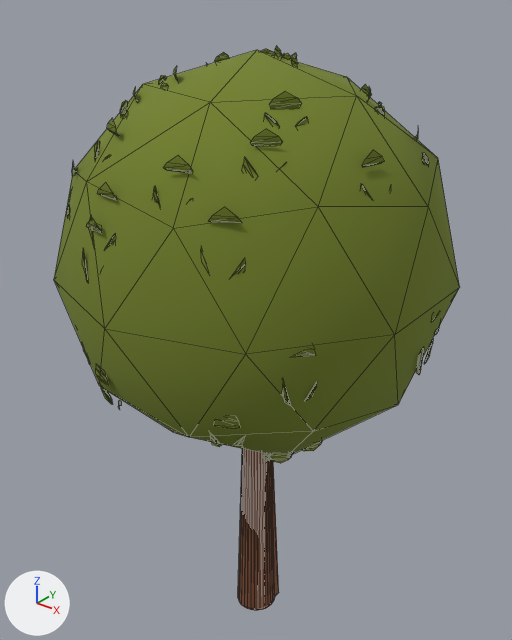
The glTF model apps/garden/public/assets/models/Tree.glb: old version first, new version second.
The view is the same before and after, from a camera (50 mm lens) standing at (1.5, -1.88, 2.58) and looking at (-0.05, 0.06, 1.37). The axes (+X, +Y, +Z) are drawn at lower left. The lights are the same throughout. The picture after the commit comes second. Mesh edges are drawn as thin lines. Where no turn or scale is listed for an object, it has been applied to the vertices.

In view in the first picture: 'Tree 1'.
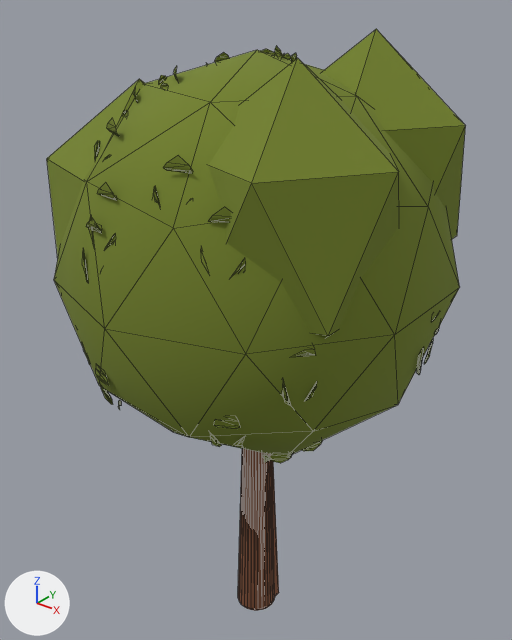
The change, as a list of edits to the scene's bpy script:
```text
Add me_tree_autumnthinning:
    me_tree_autumnthinning.from_pydata(...)  # an icosphere of 20 faces spanning x -0.648..0.023, y -0.555..0.105, z 0.825..1.775; an icosphere of 20 faces spanning x -0.035..0.635, y -0.53..0.13, z 0.925..1.875; an icosphere of 20 faces spanning x -0.56..0.11, y -0.03..0.63, z 0.875..1.825; an icosphere of 20 faces spanning x -0.06..0.61, y -0.067..0.592, z 0.975..1.925
    me_tree_autumnthinning.materials.append(mat_material_leaves)  # green #7a8930
Add ob_tree_autumnthinning:
    ob_tree_autumnthinning = bpy.data.objects.new('Tree_AutumnThinning', me_tree_autumnthinning)
    ob_tree_autumnthinning.location = (0.0, 0.0, 0.5)
```

Changed parts and their boxes (x1, y1, x2, y2) in the pictures (512 x 640 px):
'Tree_AutumnThinning', added (green)
    after: (47, 29, 466, 338)
